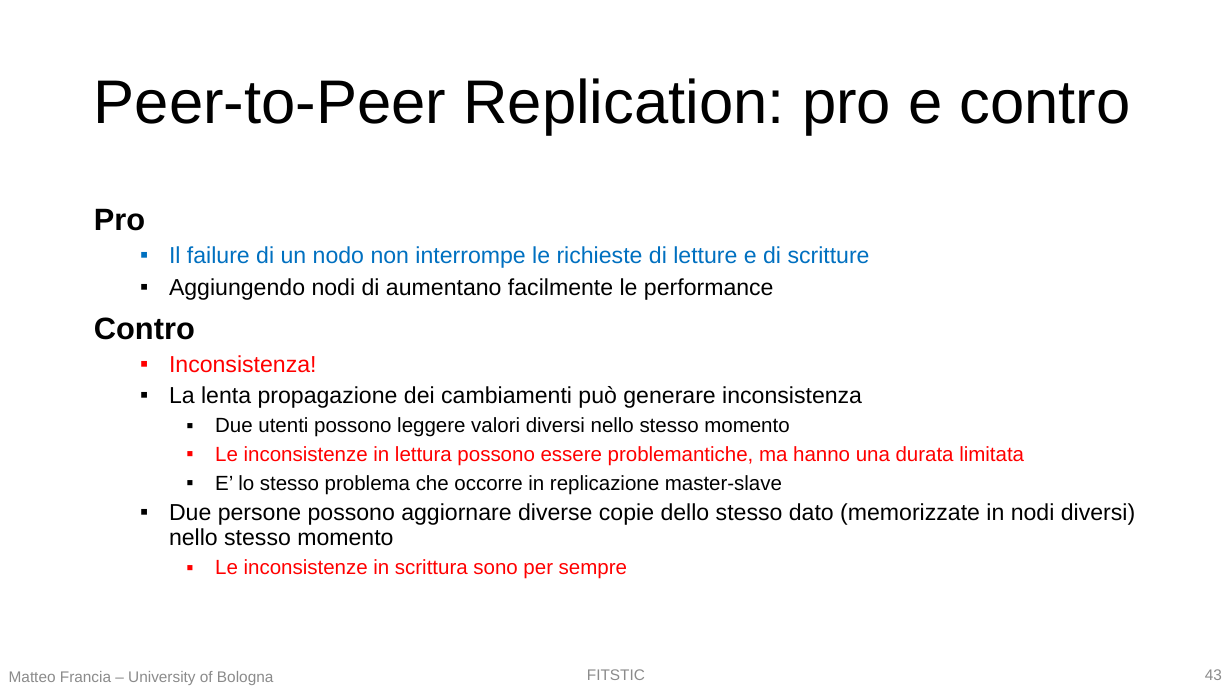
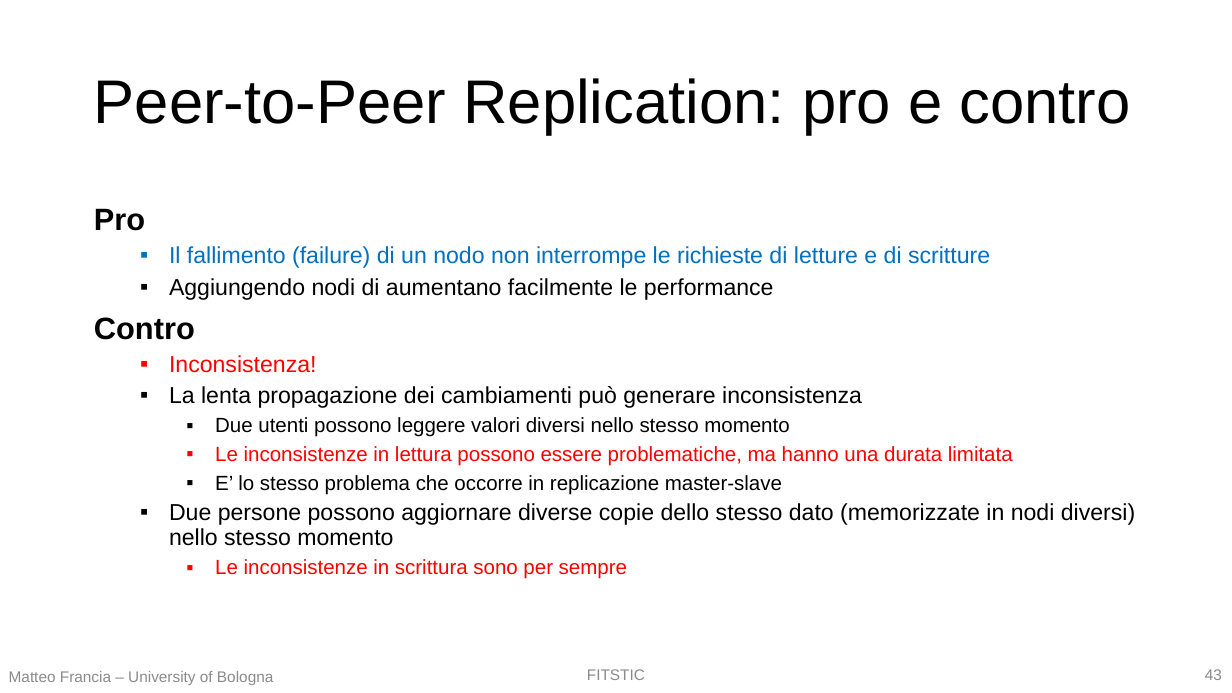
Before and after one commit to w4bo/teaching-nosql, a slide deck: slide 43 of slides/01 - T1 - I database NoSQL.pptx. Drawn at 1232x693 pixels with LibreOffice and Linux fonts; fonts in the diff are those of the drawing. Boxes give left, top, right and bottom in pixels: in the first picture for what was removed or moved away, otherwise in the second. Text is boxed around its words. In the diff, an @@ line names an element or a change of style, - is before the commit and + after.

```diff
--- a/slides/01 - T1 - I database NoSQL.pptx
+++ b/slides/01 - T1 - I database NoSQL.pptx
@@ text at (x1=169, y1=246, x2=990, y2=268): text changed @@
-  ▪ Il failure di un nodo non interrompe le richieste di letture e di scritture
+  ▪ Il fallimento (failure) di un nodo non interrompe le richieste di letture e di scritture
@@ text at (x1=215, y1=446, x2=1013, y2=466): text changed @@
-    ▪ Le inconsistenze in lettura possono essere problemantiche, ma hanno una durata limitata
+    ▪ Le inconsistenze in lettura possono essere problematiche, ma hanno una durata limitata
```
Also in this commit, not shown: 3 other slides changed, 5 other files.
